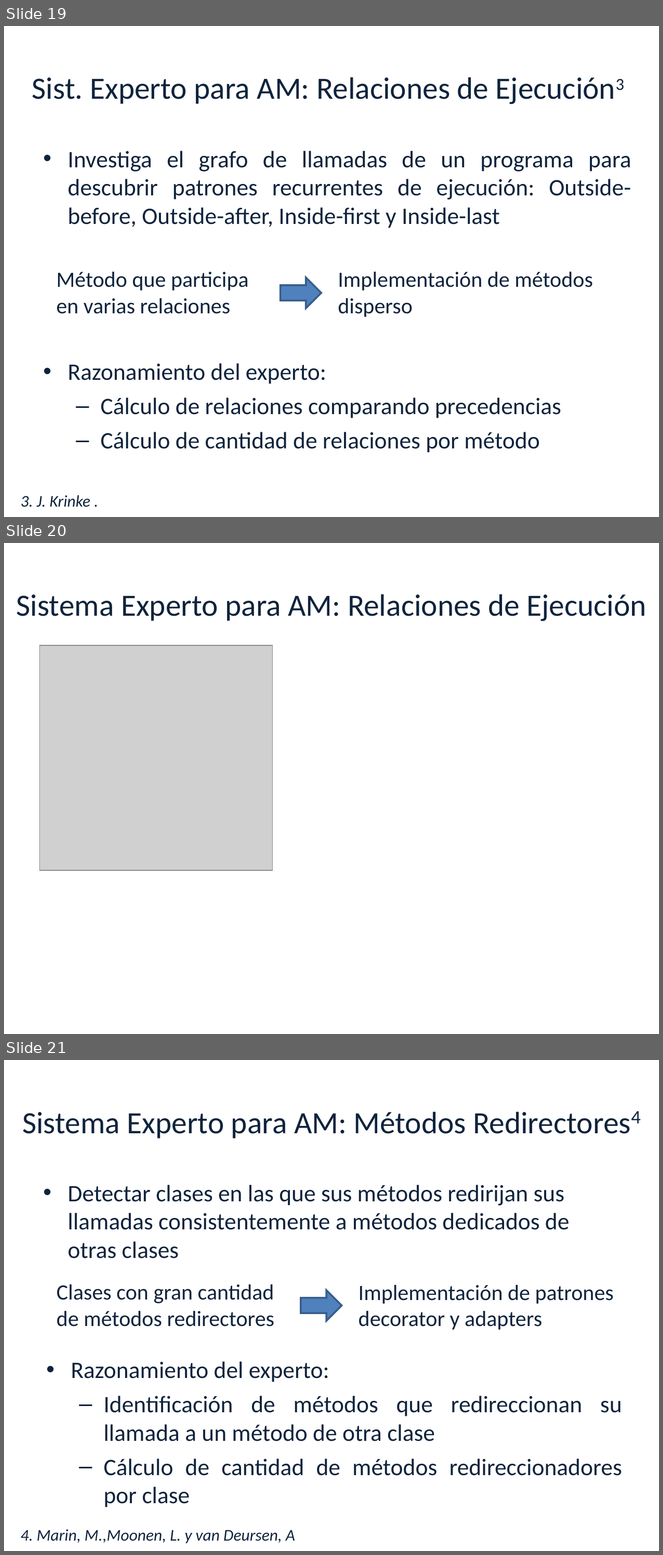
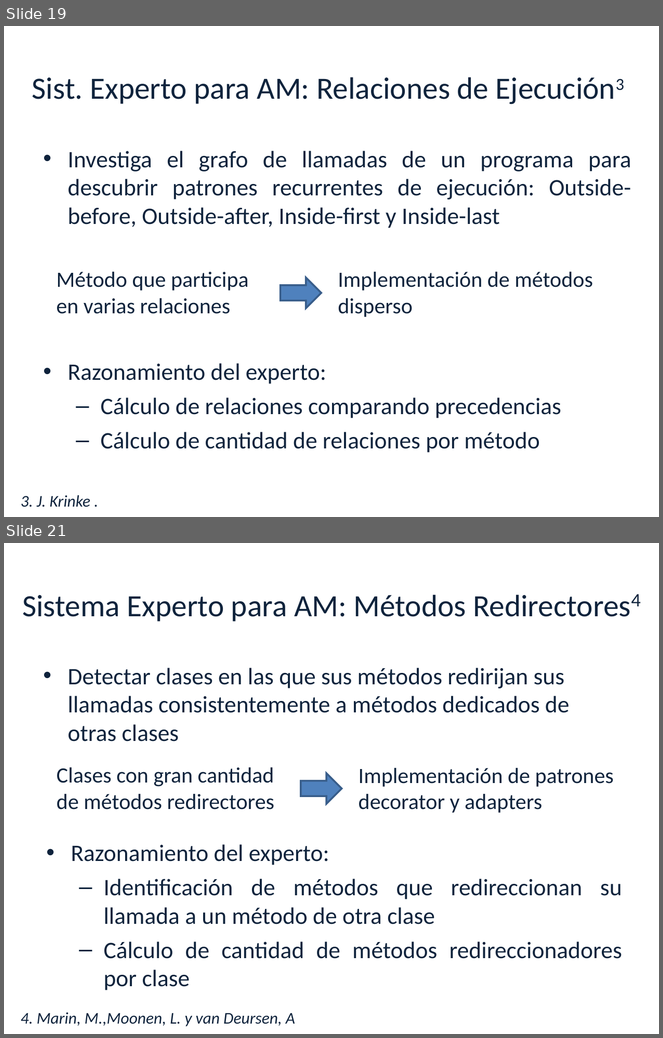
Before and after one commit to luciamasolaP/proyectofinal-informe, a slide deck: presentacion/Tesis.ppt. Shown one above the other, each under a label of ours: slides 19, 20 and 21 before the commit, slides 19 and 21 after it; the slides between them are not shown. The pictures are 663x1555 and 663x1038 pixels, drawn with LibreOffice and Linux fonts; fonts in the diff are those of the drawing; grey boxes stand for pictures; background and template pictures are left out. Boxes give left, top, right and bottom in pixels: in the first picture for what was removed or moved away, otherwise in the second. Text is boxed around its words. In the diff, an @@ line names an element or a change of style, - is before the commit and + after.

```diff
--- a/presentacion/Tesis.ppt
+++ b/presentacion/Tesis.ppt
@@ slide 20 removed at (4,543,659,1034), background picture (left out) @@
@@ title removed at (16,594,647,622) @@
-Sistema Experto para AM: Relaciones de Ejecución
@@ picture removed at (40,645,273,871) @@
```
Also in this commit, not shown: 2 slides changed, 2 slides added, 2 other slides removed.
